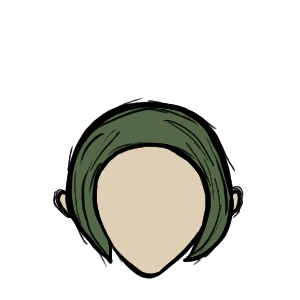
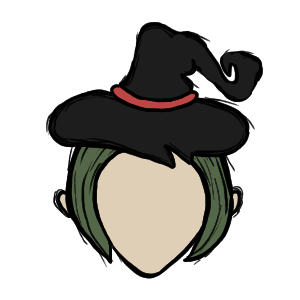
Before/after of a 300 × 300 layered artwork. What changed in the layer stack:
added group "HAT" with 3 layers above "NO HAT LONG HAIR" over [46, 21, 264, 169]
added layer "Layer 6" in group "HAT" over [46, 21, 264, 169]
added layer "Layer 7" in group "HAT" over [50, 23, 259, 167]
added group "NO HAT SHORT HAIR" with 4 layers above "Layer 0" over [53, 97, 244, 169]
moved "Layer 3 copy" into group "NO HAT SHORT HAIR" over [53, 97, 244, 169]
moved "Layer 3" into group "NO HAT SHORT HAIR" over [53, 97, 244, 169]
moved "Layer 5" into group "NO HAT SHORT HAIR" over [67, 105, 232, 169]
moved "Layer 4" into group "NO HAT SHORT HAIR" over [60, 145, 240, 169]
